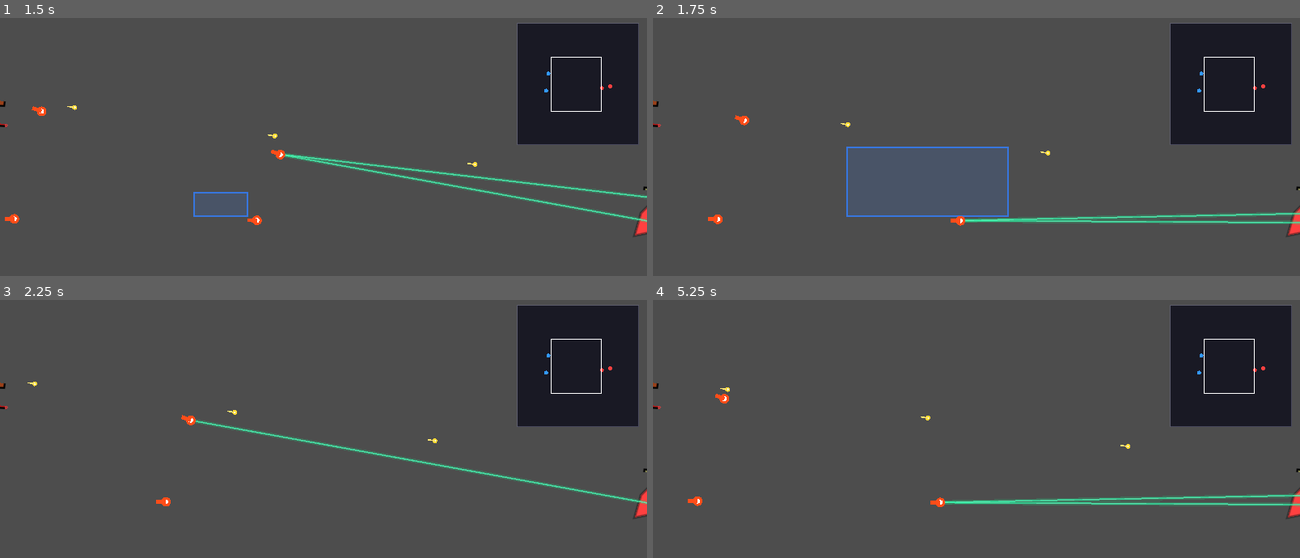
Above: before the commit, frames 1-4 (two rows, left to right).
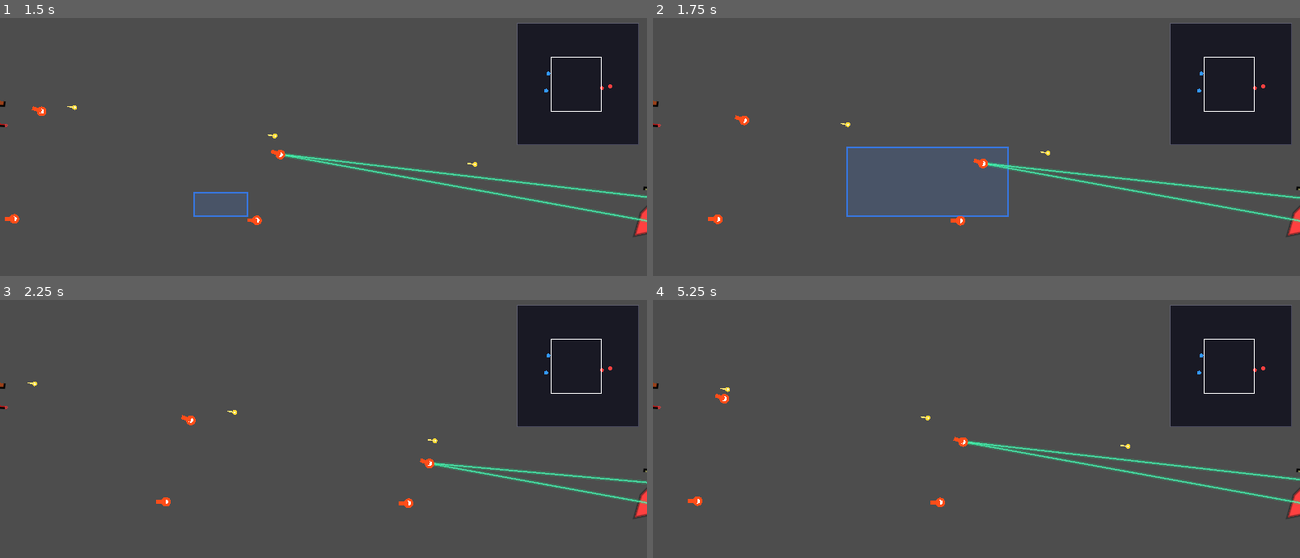
Above: after the commit, the same moments.

Repository: ZhanXuzhao/SpaceRTS
Game: Godot game, scene res://scenes/main.tscn
Two runs of this game, one before a commit and one after it. Both use one fixed random seed, a clock stepped at 60 frames per second and the inputs below.
Inputs (mouse positions are in pixels of both pictures, inside the frame that each line leads up to):
- Up to frame 1 (1.5 s): tap Enter at 0.5 s; move the mouse to (465, 180) at 0.52 s; tap R at 0.6 s; click (465, 180) at 0.67 s; drag from (194, 216) to (355, 147) at 1.27 s
- Up to frame 2 (1.75 s): no input
- Up to frame 3 (2.25 s): move the mouse to (388, 400) at 2.02 s; hold Shift from 2.03 s (still down)
- Up to frame 4 (5.25 s): release Shift at 2.75 s; drag from (944, 552) to (1125, 447) at 2.77 s; move the mouse to (1170, 534) at 3.52 s; hold A 3.53-4.25 s; tap Q at 3.6 s; drag from (782, 423) to (737, 501) at 4.27 s; move the mouse to (1008, 480) at 5.02 s; hold A from 5.03 s (still down); tap R at 5.1 s; click (1008, 480) at 5.17 s

Frame 1 is identical in both runs. In frame 2, 2.9% of the frame differs, in the area x 48-100%, y 54-81%; in frame 3, 1.2%; in frame 4, 3.1%, in the area x 45-100%, y 52-81%.

Commit message:
Fix restart: unpause tree before reloading scene

Diff:
--- a/scripts/game_config.gd
+++ b/scripts/game_config.gd
@@ -26,7 +26,7 @@
 const MISSILE_SPEED := 250.0
 const MISSILE_SIZE := 6.0
 const MISSILE_TURN_SPEED := 180.0
-const MISSILE_HP := 5.0
+const MISSILE_HP := 15.0
 const MISSILE_HOMING := true
 
 # ===== 激光 =====
--- a/scripts/overlay.gd
+++ b/scripts/overlay.gd
@@ -84,6 +84,7 @@
 
 
 func _restart() -> void:
+	get_tree().paused = false
 	get_tree().reload_current_scene()
 
 
